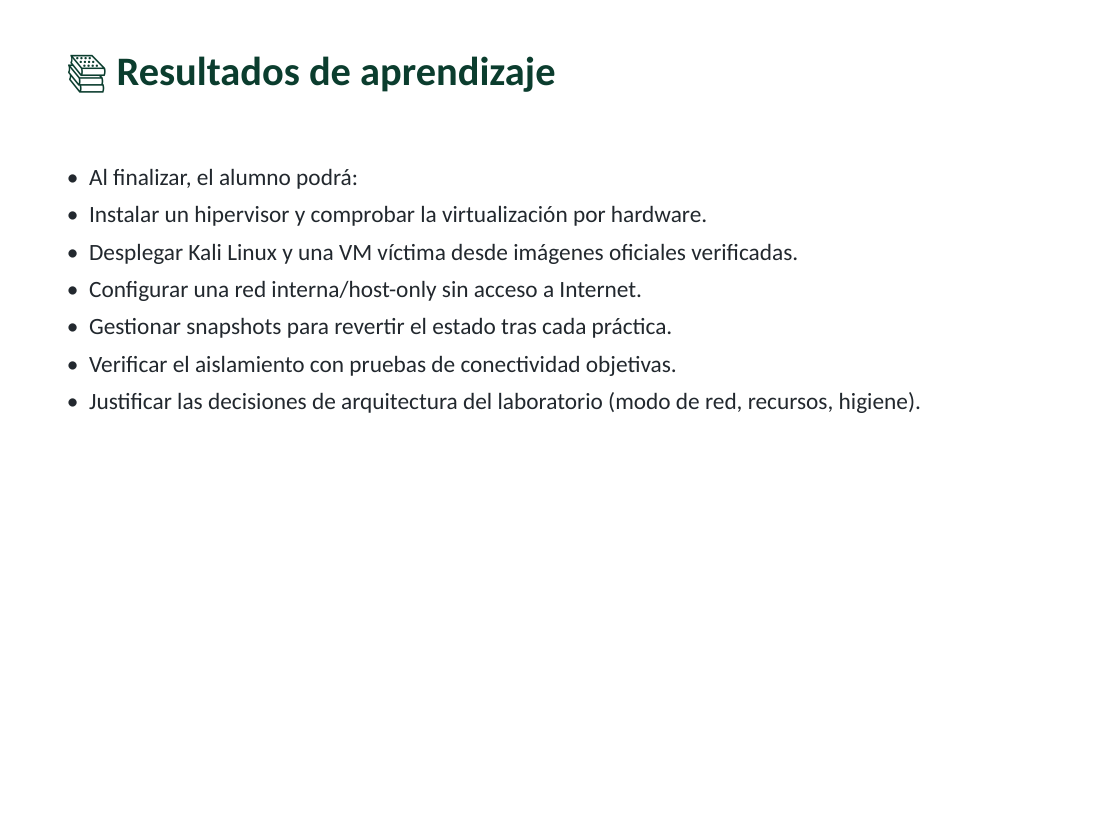
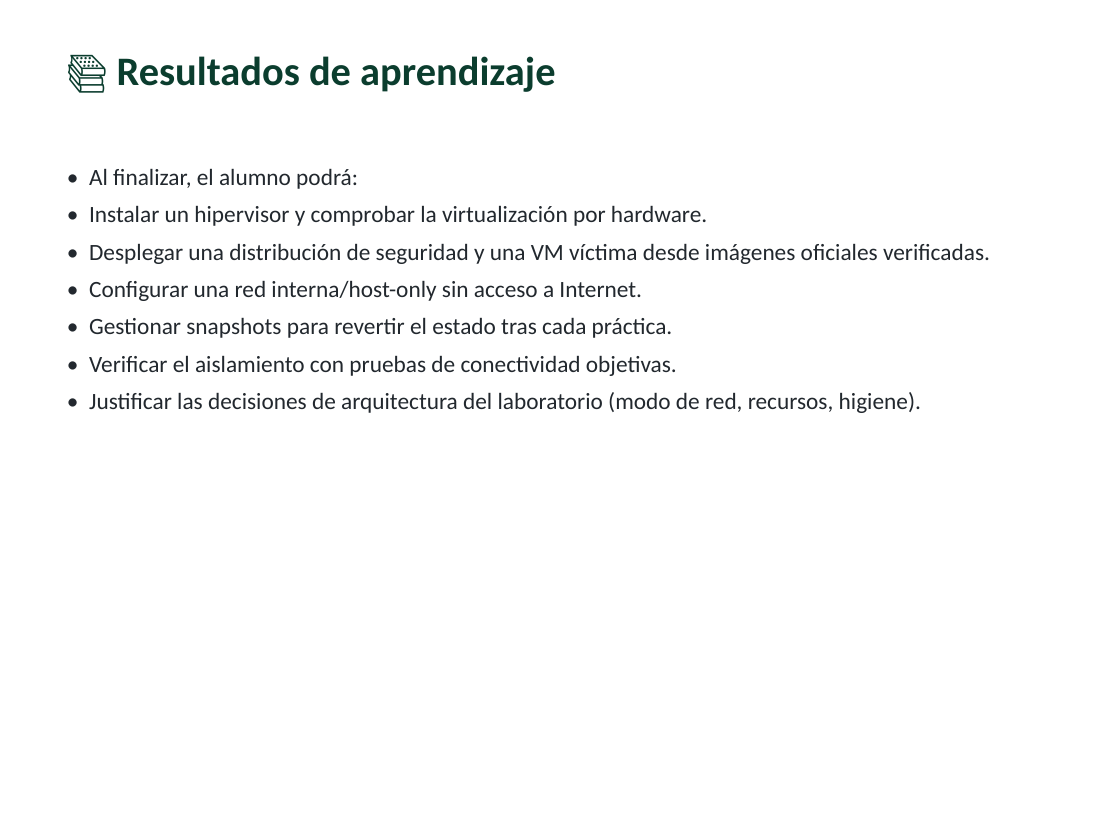
Before and after one commit to vladimiracunadev-create/modern-cybersecurity-program, a slide deck: slide 3 of classes/parte-0-fundamentos-y-prerrequisitos/004-montaje-del-laboratorio-virtualizacion-kali-snapshots-y-aislamiento-de-red/clase-004-presentacion.pptx. Drawn at 1120x840 pixels with LibreOffice and Linux fonts; fonts in the diff are those of the drawing. Boxes give left, top, right and bottom in pixels: in the first picture for what was removed or moved away, otherwise in the second. Text is boxed around its words. In the diff, an @@ line names an element or a change of style, - is before the commit and + after.

```diff
--- a/classes/parte-0-fundamentos-y-prerrequisitos/004-montaje-del-laboratorio-virtualizacion-kali-snapshots-y-aislamiento-de-red/clase-004-presentacion.pptx
+++ b/classes/parte-0-fundamentos-y-prerrequisitos/004-montaje-del-laboratorio-virtualizacion-kali-snapshots-y-aislamiento-de-red/clase-004-presentacion.pptx
@@ text at [89,243,990,264]: text changed @@
-• Desplegar Kali Linux y una VM víctima desde imágenes oficiales verificadas.
+• Desplegar una distribución de seguridad y una VM víctima desde imágenes oficiales verificadas.
```
Also in this commit, not shown: 7 other slides changed, 9 other files.
